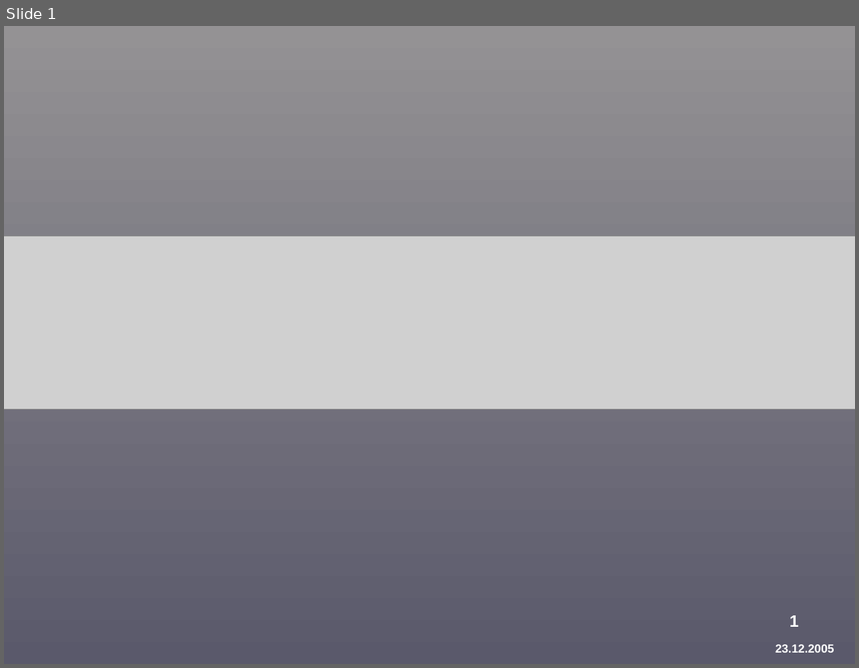
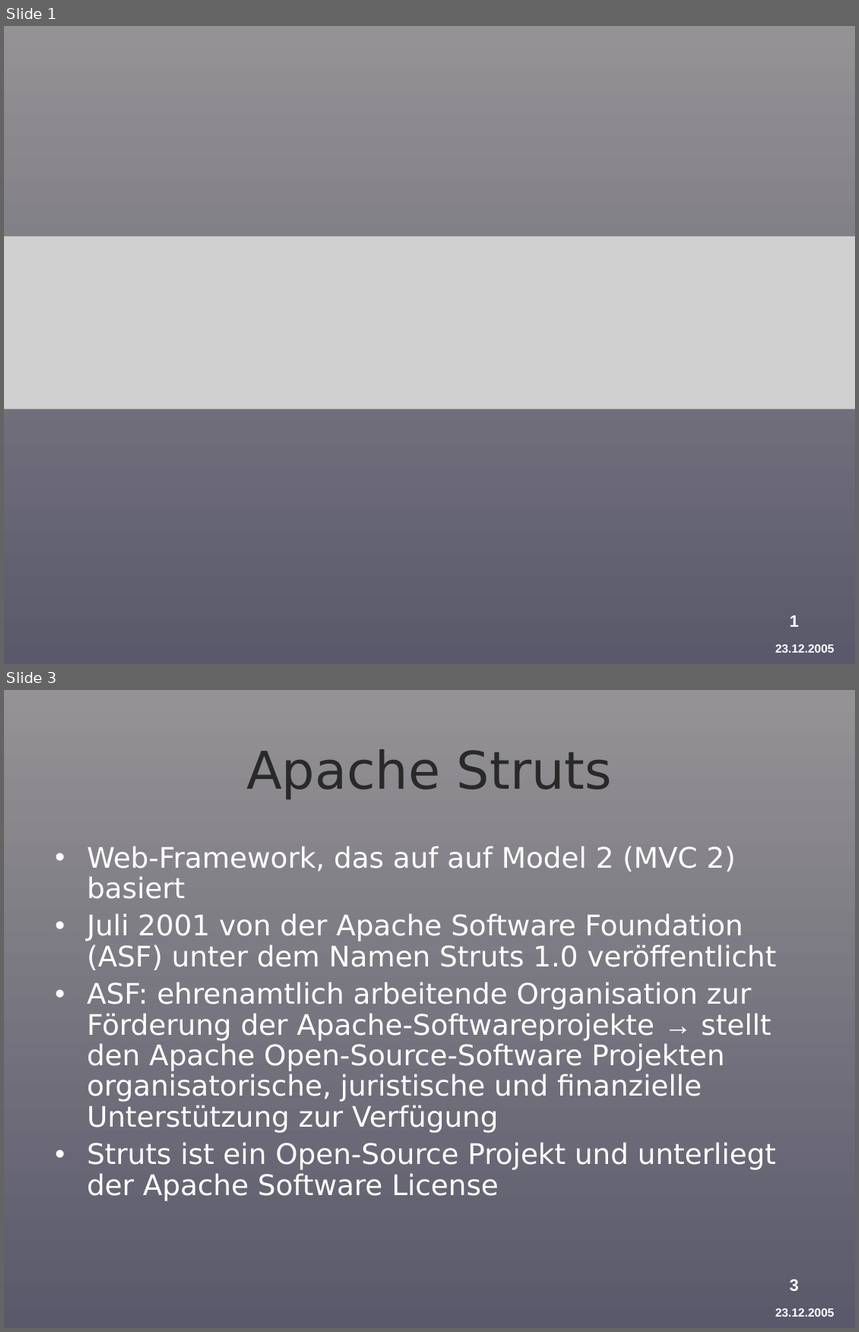
Before and after one commit to BackupTheBerlios/provirent-svn, a slide deck: docu/präsentation/Provirent-Vortrag-3-Forstner.ppt. Shown one above the other, each under a label of ours: slide 1 before the commit, slides 1 and 3 after it; the slides between them are not shown. The pictures are 859x668 and 859x1332 pixels, drawn with LibreOffice and Linux fonts; fonts in the diff are those of the drawing; grey boxes stand for pictures; background and template pictures are left out. Boxes give left, top, right and bottom in pixels: in the first picture for what was removed or moved away, otherwise in the second. Text is boxed around its words. In the diff, an @@ line names an element or a change of style, - is before the commit and + after.

```diff
--- a/docu/präsentation/Provirent-Vortrag-3-Forstner.ppt
+++ b/docu/präsentation/Provirent-Vortrag-3-Forstner.ppt
@@ slide 3 added at bbox=[4, 690, 855, 1328], background gradient #949294 to #5A596B; not listed: 2 template elements that a slide beside it also shows @@
@@ title added at bbox=[246, 749, 612, 799], 44 pt, text #292929 @@
+Apache Struts
@@ text added at bbox=[87, 846, 777, 1201], 24 pt, text #FFFFFF @@
+• Web-Framework, das auf auf Model 2 (MVC 2) basiert
+• Juli 2001 von der Apache Software Foundation (ASF) unter dem Namen Struts 1.0 veröffentlicht
+• ASF: ehrenamtlich arbeitende Organisation zur Förderung der Apache-Softwareprojekte → stellt den Apache Open-Source-Software Projekten organisatorische, juristische und finanzielle Unterstützung zur Verfügung
+• Struts ist ein Open-Source Projekt und unterliegt der Apache Software License
```
Also in this commit, not shown: 1 slide changed, 8 other slides added, 2 slides removed.
